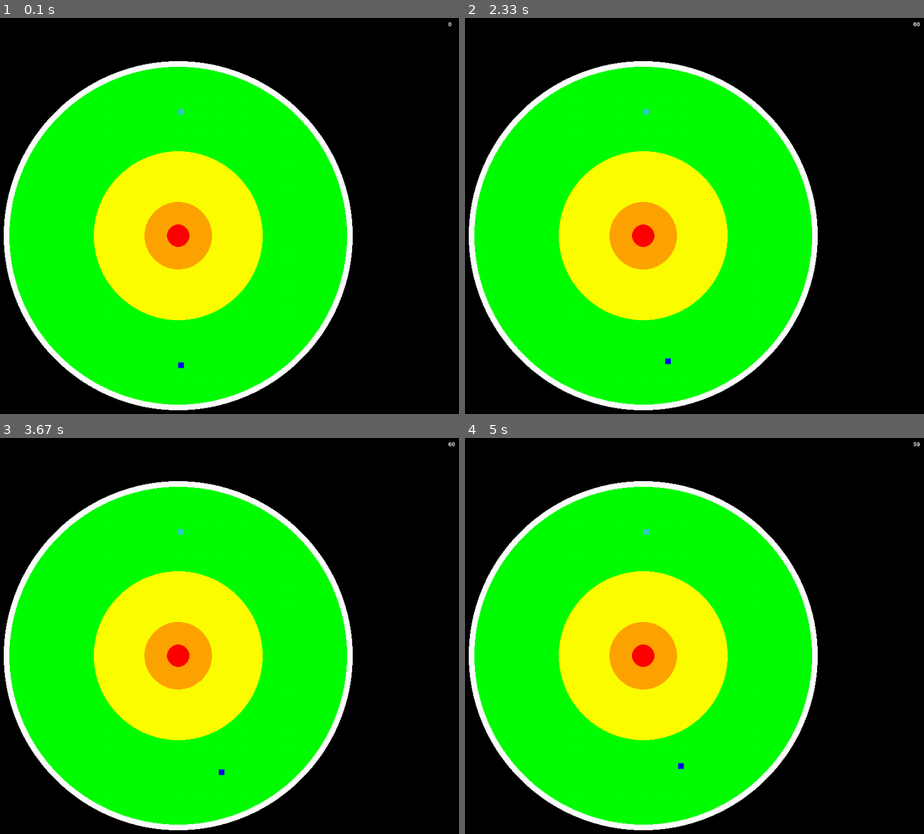
Above: before the commit, frames 1-4 (two rows, left to right).
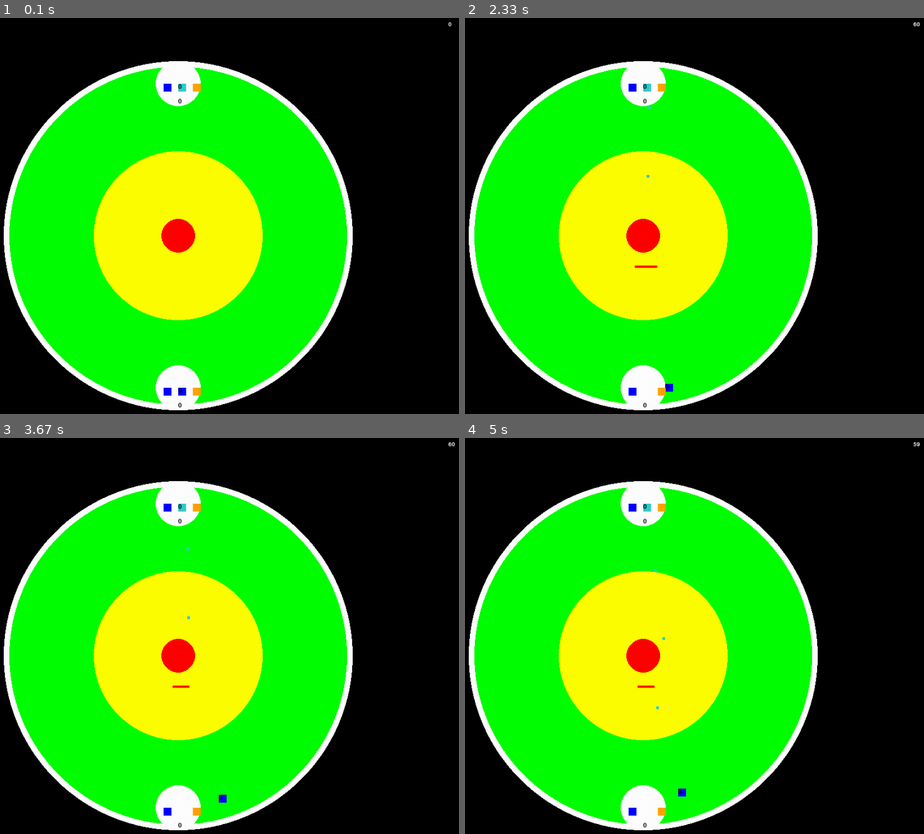
Above: after the commit, the same moments.

Repository: ReadHoffman/Pygame_Learning
Game: pygame game, started from Pygame_Learning.py
Same seed, same stepped clock (60 frames per second), same inputs: the game is played once before the commit and once after it.
Inputs (mouse positions are in pixels of both pictures, inside the frame that each line leads up to):
- Up to frame 1 (0.1 s): no input
- Up to frame 2 (2.33 s): tap Space at 0.33 s; hold D 0.67-1.13 s; click (823, 223) at 1.22 s; click (644, 263) at 1.55 s; hold W 1.83-2.13 s; hold D from 2.17 s (still down)
- Up to frame 3 (3.67 s): release D at 2.63 s; hold A 2.67-3.2 s; hold S 3.23-3.53 s; hold A from 3.57 s (still down)
- Up to frame 4 (5 s): release A at 3.97 s; hold W 4-4.37 s; hold D from 4.4 s (still down)

The runs differ from the first frame. In frame 1, 3.4% of the frame differs, in the area x 31-47%, y 12-99%; in frame 2, 3.5%; in frame 3, 3.5%, in the area x 31-50%, y 12-99%; in frame 4, 3.5%.

Commit message:
Added points, bases, explosion, attack toggles

Diff:
--- a/Pygame_Learning.py
+++ b/Pygame_Learning.py
@@ -105,7 +105,16 @@
 
 
 
-
+#class Zone_Slice:
+#    def __init__(self,name,pos1,pos2,pos3,color):
+#        self.name = name
+#        self.pos1 = pos1
+#        self.pos2 = pos2
+#        self.pos3 = pos3
+#        self.color = color
+#
+#    def draw(self):
+#        pygame.draw.polygon(screen,self.color,(self.pos1,self.pos2,self.pos3),0)
 
 class Zone:
     def __init__(self, num, pos, radius, color):
@@ -117,6 +126,20 @@
 
     def draw(self):
         pygame.draw.circle( *self.rect )
+
+#class Base(Zone):
+#    def __init__(self, num, pos, radius, color, combatant):
+#        super().__init__( num, pos, radius, color)
+#        self.combatant = combatant
+#        self.points_banked = 0
+#
+#    def bank_points(self,combatant):
+#        if combatant.name = combatant
+#
+#    def draw(self):
+#        pygame.draw.circle( *self.rect )
+##        screen.blit(pygame.font.Font(None,16).render(str(self.points_carried), True, pygame.Color('white')) ,self.pos) #hardcoded font size
+
 
 class Blocker:
     def __init__(self,pos,width,height,fired_by,pos_fired_by):
@@ -137,36 +160,30 @@
         if direction=='Down':
             self.width = max(0,self.width - self.width_change*self.original_width)
         if direction == 'Up':
-            self.width = min(self.width_max,self.width + self.width_change*self.original_widths)
-
-
-
-#    def polygon(self):
-#        pos1 = add_pos(self.pos, new_pos(self.rads,self.width/2) ) #bottom left
-#        pos2 = add_pos(pos1, new_pos(self.rads+math.pi,self.width)) #bottom right
-#        pos3 = add_pos(pos2, new_pos(self.rads+(math.pi*1.5),self.height) ) #top right
-#        pos4 = add_pos(pos3, new_pos(self.rads,self.width) ) #top left
-#        return [ pos1,pos2,pos3,pos4]
+            self.width = min(self.width_max,self.width + self.width_change*self.original_width)
+        if self.width <= self.original_width*.01:
+            self.visible = False
 
     def rect(self):
-        return pygame.Rect( self.pos[0], self.pos[1], self.width,self.height )
+        return pygame.Rect( self.pos[0]-self.width/2, self.pos[1], self.width,self.height )
 
     def draw(self):
         return pygame.draw.rect(screen, RED, self.rect() )
 
 class Projectile:
-    def __init__(self,pos,pos_end,fired_by):
+    def __init__(self,pos,pos_end,fired_by,color):
         self.pos = pos
         self.pos_start = pos
         self.pos_end = pos_end
-        self.width = 3 #hardcode not scaled
-
-        self.height = 3 #hardcode not scaled
+        self.color = color
+        self.width = 5 #hardcode not scaled
+
+        self.height = 5 #hardcode not scaled
         self.speed = 2 #hardcode not scaled
         self.fired_by = fired_by
         self.phase = 1
-        self.phase_max = 30
-        self.boom_radius = 10
+        self.phase_max = 20
+        self.boom_radius = 5
 
         self.vector_full = vector_full(self.pos_start,self.pos_end)
 #       self.vector_full =  ( (self.pos_end[0]-self.pos_start[0])*-1 ,self.pos_end[1]-self.pos_start[1]) #pygame flips y axis
@@ -185,23 +202,28 @@
     def rect(self):
         return pygame.Rect( self.pos[0], self.pos[1], self.width,self.height )
 
+    def destroy(self):
+        self.speed = 0
+        self.visible = False
+
     def draw(self):
         if self.visible == True:
-            if in_zone(self.center()).num<=4:
-                return pygame.draw.rect(screen, BLACK , self.rect() )
+            if in_zone(self.center()).num<=3:
+                return pygame.draw.rect(screen, self.color , self.rect() )
             else:
                 self.speed = 0
                 if self.phase>=self.phase_max:
                     self.visible=False
                 else:
-                    pygame.draw.circle(screen, BLACK , self.center(), self.boom_radius )
+                    pygame.draw.circle(screen, RED , self.center(), self.boom_radius )
                     self.phase += 1
 
 
 
 class Combatant(object):
-    def __init__(self, name, pos, vector,color,width,height):
+    def __init__(self, name, c_type, pos, vector,color,width,height):
         self.name = name
+        self.c_type = c_type
         self.pos = pos
         self.vector = vector
 #        self.image = pygame.image.load("p3_front.png")
@@ -209,13 +231,19 @@
         self.color = color
         self.width = width
         self.height = height
+        self.pos_spawn = pos
+        self.base_radius = 40
         self.aim_pos = None
         self.friction = .995
-        self.mode = 'Block'
-        self.wait_attack = 30
+        self.mode = 'Attack'
+        self.wait_attack = 60
         self.timer_attack = 0
-        self.wait_block = 30
+        self.wait_block = 60
         self.timer_block = 0
+        self.points_carried = 0
+        self.points_banked = 0
+        self.base_attack_box = pygame.Rect(self.pos_spawn[0]-self.base_radius*.65, self.pos_spawn[1], self.width, self.height)
+        self.base_block_box = pygame.Rect(self.pos_spawn[0]+self.base_radius*.65, self.pos_spawn[1], self.width, self.height)
 
     def center(self):
         return (self.pos[0]+self.width/2, self.pos[1]+self.height/2)
@@ -224,46 +252,75 @@
         return pygame.Rect(self.pos[0], self.pos[1], self.width, self.height)
 
     def draw(self):
+        #base
+        pygame.draw.circle(screen,WHITE,self.pos_spawn,40) #harssdcode
+        #sprite
         pygame.draw.rect(screen, self.color , self.rect())
+        screen.blit(pygame.font.Font(None,16).render(str(self.points_carried), True, BLACK) ,self.pos) #hardcoded font size
+        screen.blit(pygame.font.Font(None,16).render(str(self.points_banked), True, BLACK) ,add_pos(self.pos_spawn,(0,self.base_radius*.65)) ) #hardcoded font size
+
+        pygame.draw.rect(screen, BLUE , self.base_attack_box)
+        pygame.draw.rect(screen, ORANGE , self.base_block_box)
 
     def update_pos(self):
         self.pos = tuple(map(operator.add, self.pos, self.vector))
 
     # this ends the game if you die
     def check_death(self):
-        if in_zone(self.center()).num == 5:
+        if in_zone(self.center()).num == 4:
             self.color = RED
             return True
 
+    def aim(self,target):
+        if self.c_type == 'Computer':
+            self.aim_pos = target.pos
+        else:
+            self.aim_pos = mouse_pos
+
+    def fire_criteria_combatants(self):
+        timer=False
+        if self.mode == 'Attack':
+            if self.timer_attack >= self.wait_attack:
+                timer=True
+        if self.mode == 'Block':
+            if self.timer_block >= self.wait_block:
+                timer=True
+        self.timer_attack = self.timer_attack+1
+        self.timer_block = self.timer_block+1
+        return all([in_zone(self.center()).num == 3 , timer])
+
+    def fire(self):
+        if self.fire_criteria_combatants() ==True and self.fire_criteria_subclass()==True:
+            self.aim(Combatant1) # hardcode, build strategy later for multiple players, highest score is target of all AI
+            if self.mode == 'Attack':
+                projectiles.append(Projectile(self.center(),self.aim_pos,self.name,self.color))
+                self.timer_attack = 0
+            if self.mode == 'Block':
+                blockers.append(Blocker(self.aim_pos,self.base_radius,4,self.name,self.center()))#hardcode blocker size
+                self.timer_block = 0
+
+    def points_add(self):
+        if in_zone(self.center()).num==1:
+            self.points_carried = self.points_carried + 1
+        if distance_between(self.center(), self.pos_spawn)<=self.base_radius:
+            self.points_banked = self.points_banked+self.points_carried
+            self.points_carried=0
+
+
 class Computer(Combatant):
-    def __init__(self, name, pos, vector,color,width,height):
-        super().__init__( name, pos, vector,color,width,height)
+    def __init__(self, name, c_type, pos, vector,color,width,height):
+        super().__init__( name, c_type, pos, vector,color,width,height)
 
     def update_vector(self):
         pass
-#        if pressed[pygame.K_w]: w=-.02
-#        else: w=0
-#        if pressed[pygame.K_a]: a=-.02
-#        else: a=0
-#        if pressed[pygame.K_s]: s=.02
-#        else: s=0
-#        if pressed[pygame.K_d]: d=.02
-#        else: d=0
-#        ws = w+s
-#        ad = a+d
-#        self.vector = (self.vector[0]+ad,self.vector[1]+ws)
-
-    def aim(self,target):
-        self.aim_pos = target.pos
-
-    def fire(self):
-        if in_zone(self.center()).num == 4:
-            self.aim(Combatant1)
-            projectiles.append(Projectile(self.pos,self.aim_pos,self.name))
+
+    def fire_criteria_subclass(self):
+        return True
+
 
 class Human(Combatant):
-    def __init__(self, name, pos, vector,color,width,height):
-        super().__init__( name, pos, vector,color,width,height)
+    def __init__(self, name, c_type, pos, vector,color,width,height):
+        super().__init__( name, c_type, pos, vector,color,width,height)
 
     def update_vector(self):
         if pressed[pygame.K_w]: w=-.02
@@ -279,25 +336,15 @@
         self.vector = ((self.vector[0]+ad)*self.friction,(self.vector[1]+ws)*self.friction)
 
     def mode_toggle(self):
-        if SPACEDOWN==True:
-            if self.mode == 'Block': self.mode = 'Attack'
-            else: self.mode = 'Block'
-
-    def aim(self):
-        self.aim_pos = mouse_pos
-
-    def fire(self):
-        print('Firing')
-        if click==True and in_zone(self.center()).num == 4:
-            self.aim()
-            if self.mode == 'Attack' and self.timer_attack>=self.wait_attack:
-                projectiles.append(Projectile(self.center(),self.aim_pos,self.name))
-                self.timer_attack = 0
-            elif self.mode == 'Block' and self.timer_block>=self.wait_block:
-                blockers.append(Blocker(self.aim_pos,20,1,self.name,self.center()))
-                self.timer_block = 0
-        self.timer_attack = self.timer_attack+1
-        self.timer_block = self.timer_block+1
+        if SPACEDOWN==True and self.mode == 'Block':
+            self.mode = 'Attack'
+        elif SPACEDOWN==True and self.mode == 'Attack':
+            self.mode = 'Block'
+
+
+    def fire_criteria_subclass(self):
+        return all([click==True])
+
 
 #create instance of screen
 screen1 = Screen(1000,800)
@@ -317,21 +364,24 @@
 
 
 #create arena
-Zone1 = Zone( 1,(screen1.center),20,RED )
-Zone2 = Zone( 2,(screen1.center),60,ORANGE )
-Zone3 = Zone( 3,(screen1.center),150,YELLOW )
-Zone4 = Zone( 4,(screen1.center),300,GREEN )
-Zone5 = Zone( 5,(screen1.center),310,WHITE )
-Zone6 = Zone( 6,(screen1.center),1000,BLACK ) #created for development, to prevent a Combatant from never bing in a zone
-
-Zones = [Zone6,Zone5,Zone4,Zone3,Zone2,Zone1]
-
-spawn_human = (Zone4.pos[0],Zone4.pos[1]+ ((Zone3.radius+Zone4.radius)/2) )
-spawn_computer = (Zone4.pos[0],Zone4.pos[1]- ((Zone3.radius+Zone4.radius)/2) )
+Zone1 = Zone( 1,(screen1.center),30,RED )
+Zone2 = Zone( 2,(screen1.center),150,YELLOW )
+Zone3 = Zone( 3,(screen1.center),300,GREEN )
+Zone4 = Zone( 4,(screen1.center),310,WHITE )
+Zone5 = Zone( 5,(screen1.center),1000,BLACK ) #created for development, to prevent a Combatant from never bing in a zone
+
+#toggle_attack1 = Zone_Slice('Toggle_Attack',screen1.center,(screen1.width_center,screen1.height_center+1000),(screen1.width_center+30,screen1.height_center+1000),ORANGE)
+
+Zones = [Zone5,Zone4,Zone3,Zone2,Zone1]
+
+
+spawn_human = (Zone3.pos[0],int(Zone3.pos[1]+ (Zone3.radius*.90)))
+spawn_computer = (Zone3.pos[0],int(Zone3.pos[1]- (Zone3.radius*.90)))
+
 
 #create Combatants
-Combatant1 = Human('Read',spawn_human,(0,0),BLUE,10,10)#
-Combatant2 = Computer('Computer',spawn_computer,(0,0),TEAL,10,10)#
+Combatant1 = Human('Read','Human',spawn_human,(0,0),BLUE,14,14)#hardcode
+Combatant2 = Computer('Hal','Computer',spawn_computer,(0,0),TEAL,14,14)#hardcode
 
 combatants=[Combatant1,Combatant2]
 
@@ -343,10 +393,12 @@
 pygame.mouse.set_cursor(*pygame.cursors.broken_x)
 
 
+# create needed variables
+SPACEDOWN=False
+
 # -------- Main Program Loop -----------
 while not done:
     # --- Event Processing
-    SPACEDOWN=False
     for event in pygame.event.get():
         if event.type == pygame.QUIT:
             done = True
@@ -370,19 +422,21 @@
     #draw all the zones
     [zone.draw() for zone in Zones]
 
+
+
+    #draw Combatant on screen
+    [combatant.draw() for combatant in combatants]
+
     # draw all projectiles/blockers in current positions
     [projectile.draw() for projectile in projectiles]
     [blocker.draw() for blocker in blockers]
 
-    #draw Combatant on screen
-    [combatant.draw() for combatant in combatants]
-    [combatant.fire() for combatant in combatants]
-
-
     # --- Update info after drawing
     #update vector using key inputs and then update position
+    [combatant.fire() for combatant in combatants]
     [combatant.update_vector() for combatant in combatants]
     [combatant.update_pos() for combatant in combatants]
+    [combatant.points_add() for combatant in combatants]
     Combatant1.mode_toggle()
 
     #end game on death
@@ -390,32 +444,56 @@
 
     #check for projectile collisions
     for projectile in projectiles:
-        for combatant in combatants:
-            if projectile.rect().colliderect(combatant.rect())==True:
-                #destroy projectile
-                projectile.speed = 0
-                projectile.visible=False
-
-#                #relocate player to start pos in base
-#                if combatant.name=='Read': #hardcode, fix this section later
-#                    combatant.pos = spawn_human
-#                else:
-#                    combatant.pos = spawn_computer
+        for combatant in combatants :
+            if distance_between(projectile.pos,combatant.pos)<=(combatant.width+combatant.height):
+                if projectile.rect().colliderect(combatant.rect())==True and projectile.fired_by!=combatant.name:
+                    #destroy projectile
+                    projectile.speed = 0
+                    projectile.visible=False
+
+                    # remove all points and relocate player to start pos in base
+                    combatant.points_carried = 0
+                    combatant.pos = combatant.pos_spawn
+
+            #check if projectile collided with attack/block toggle boxes
+            if distance_between(projectile.pos,combatant.pos_spawn)<=(combatant.base_radius):
+                if projectile.fired_by==combatant.name:
+                    if projectile.rect().colliderect(combatant.base_attack_box)==True :
+                        #destroy projectile and change mode to attack
+                        projectile.destroy()
+                        combatant.mode = 'Attack'
+                else:
+                    projectile.destroy()
+            if distance_between(projectile.pos,combatant.pos_spawn)<=(combatant.base_radius):
+                if projectile.fired_by==combatant.name:
+                    if projectile.rect().colliderect(combatant.base_block_box)==True :
+                        #destroy projectile and change mode to attack
+                        projectile.destroy()
+                        combatant.mode = 'Block'
+                else:
+                    projectile.destroy()
+
+
 
         for blocker in blockers:
-            if projectile.rect().colliderect(blocker.rect())==True:
-                #destroy projectile
-                projectile.speed = 0
-                projectile.visible=False
-
-                # change blocker size
-                if blocker.fired_by==projectile.fired_by:
-                    blocker.change_size('Up')
-                else:
-                    blocker.change_size('Down')
-
-    #delete invisible projectiles
+            if distance_between(projectile.pos,blocker.pos)<=(blocker.width+blocker.height):
+                if projectile.rect().colliderect(blocker.rect())==True:
+                    #destroy projectile
+                    projectile.speed = 0
+                    projectile.visible=False
+
+                    # change blocker size
+                    if blocker.fired_by==projectile.fired_by:
+                        blocker.change_size('Up')
+                    else:
+                        blocker.change_size('Down')
+
+
+
+    #delete invisible projectiles and blockers
     [projectiles.remove(projectile) for projectile in projectiles if projectile.visible==False ]
+    [blockers.remove(blocker) for blocker in blockers if blocker.visible==False ]
+
     #update all projectiles positions
     [projectile.update_pos() for projectile in projectiles]
 
